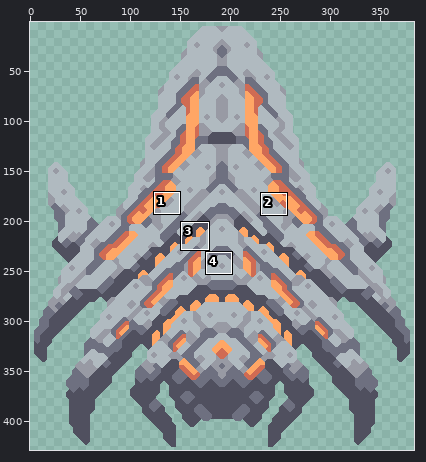
Sprite sheet, stored at assets/sprites/units/vanilla/Eclipse/twilight.png. Above: a wide view before the commit, with the close-up outlined.
Close-up. The starting point:
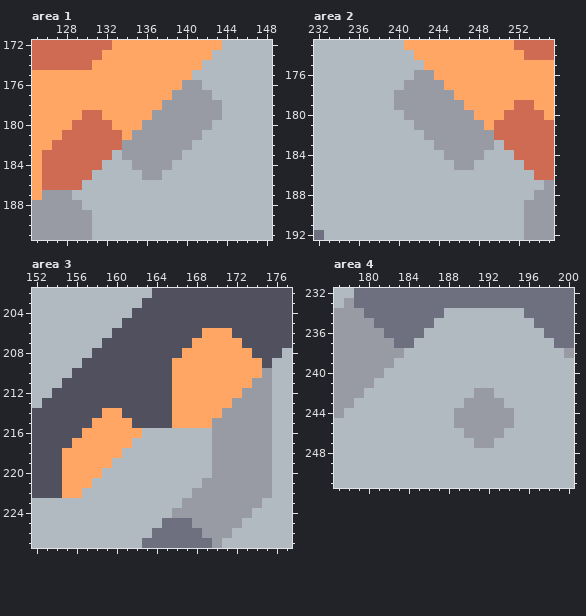
The file is 384x429 pixels. Shown: area 1: x 125..148, y 172..191; area 2: x 232..255, y 173..192; area 3: x 152..177, y 202..227; area 4: x 177..200, y 232..251. The wide view leaves out empty margins. The commit also changed other parts of the picture, which this record leaves out.
After the commit:
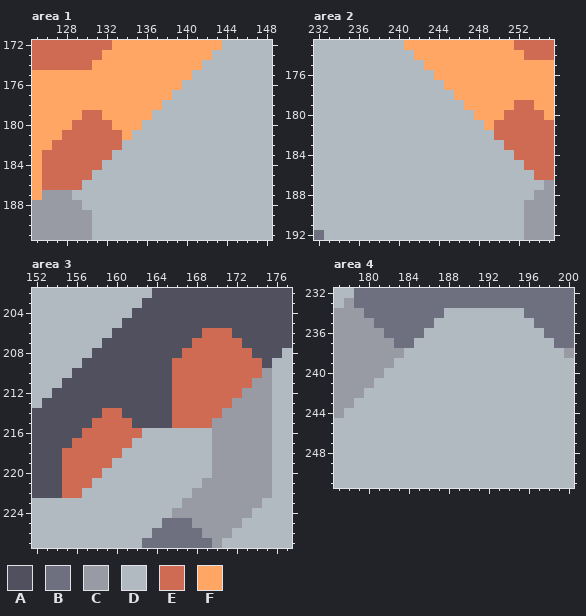
Palette (. is transparent): A #50505f  B #6e7080  C #989aa4  D #b0bac0  E #d06b53  F #ffa665
The edit:
Area 1:
The edit turns colour C into colour D in row 176 at x 140 to 141; in row 177 at x 139 to 142; in row 178 at x 138 to 143; in row 179 at x 137 to 143; in row 180 at x 136 to 142; in row 181 at x 135 to 141.
The edit turns colour C into colour D in row 182 at x 134 to 140; in row 183 at x 134 to 139; in row 184 at x 135 to 138; in row 185 at x 136 to 137.
Area 2:
The edit turns colour C into colour D in row 176 at x 242 to 243; in row 177 at x 241 to 244; in row 178 at x 240 to 245; in row 179 at x 240 to 246; in row 180 at x 241 to 247; in row 181 at x 242 to 248.
The edit turns colour C into colour D in row 182 at x 243 to 249; in row 183 at x 244 to 249; in row 184 at x 245 to 248; in row 185 at x 246 to 247.
Area 3:
The edit turns colour F into colour E in row 206 at x 169 to 171; in row 207 at x 168 to 172; in row 208 at x 167 to 173; in rows 209 to 210 at x 166 to 174; in row 211 at x 166 to 173; in row 212 at x 166 to 172.
The edit turns colour F into colour E in row 213 at x 166 to 171; in row 214 at x 159 to 160 and 166 to 170; in row 215 at x 158 to 161 and 166 to 169; in row 216 at x 157 to 162; in row 217 at x 156 to 161; in row 218 at x 155 to 160.
The edit turns colour F into colour E in row 219 at x 155 to 159; in row 220 at x 155 to 158; in row 221 at x 155 to 157; in row 222 at x 155 to 156.
Area 4:
The edit turns colour C into colour D in row 242 at x 191 to 192; in row 243 at x 190 to 193; in rows 244 to 245 at x 189 to 194; in row 246 at x 190 to 193; in row 247 at x 191 to 192.
Changed places in both close-ups, as pixel boxes (x1, y1, x2, y2):
changed: (122, 80, 222, 180)
changed: (394, 70, 494, 170)
changed: (62, 328, 262, 498)
changed: (454, 388, 514, 448)
